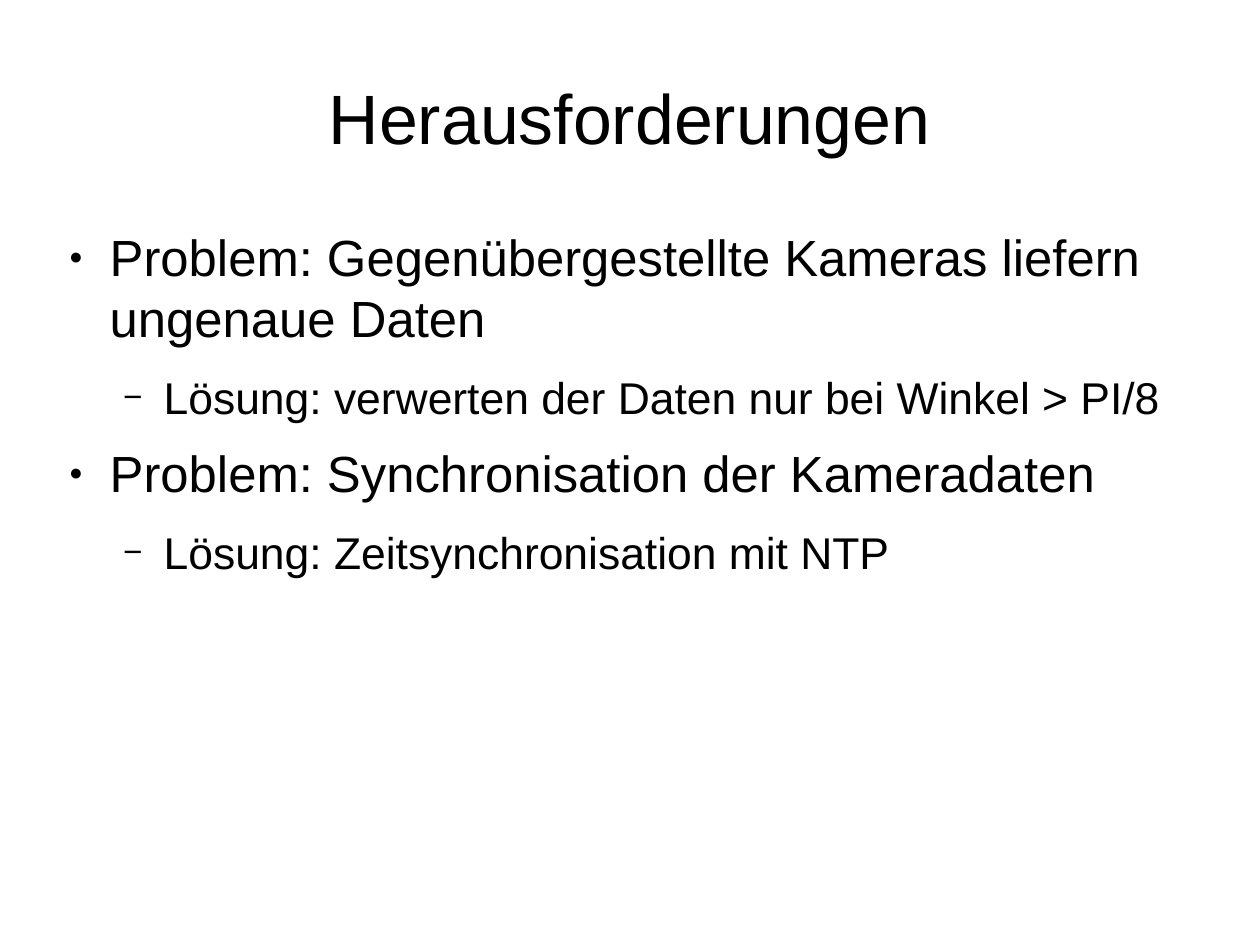
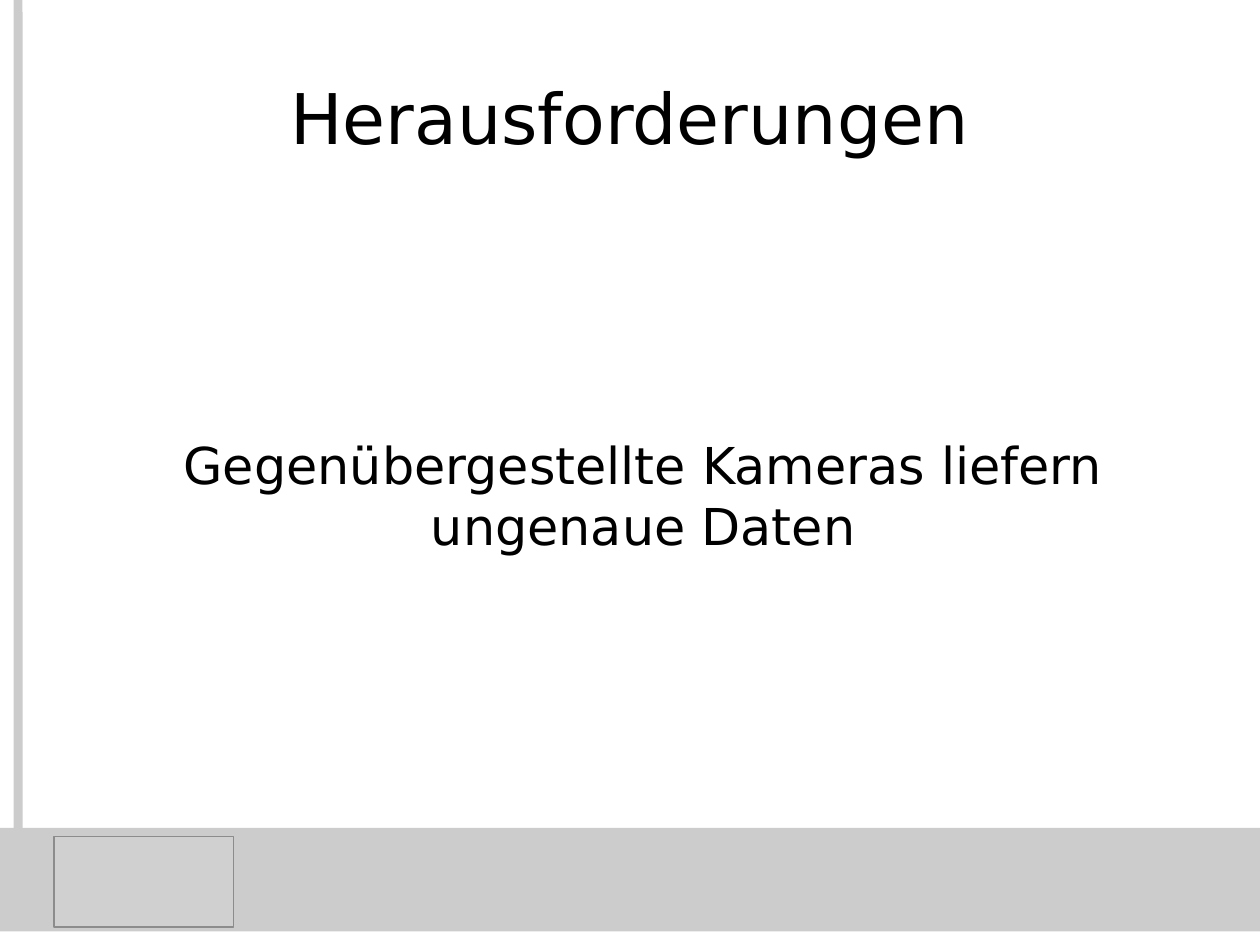
Before and after one commit to KITrokopter/Presentation, a slide deck: slide 19 of PresentationInTotal v0.1.odp (slide 14 before the commit). Drawn at 1260x945 pixels with LibreOffice and Linux fonts; fonts in the diff are those of the drawing; grey boxes stand for pictures. Boxes give left, top, right and bottom in pixels: in the first picture for what was removed or moved away, otherwise in the second. Text is boxed around its words. In the diff, an @@ line names an element or a change of style, - is before the commit and + after.

```diff
--- a/PresentationInTotal v0.1.odp
+++ b/PresentationInTotal v0.1.odp
@@ line added from (18, 0) to (18, 918), #CCCCCC 5.67 pt @@
@@ title "Herausforderungen" at (x1=290, y1=91, x2=968, y2=159): font Arial to DejaVu Sans @@
@@ text removed at (x1=110, y1=239, x2=1159, y2=578) @@
-● Problem: Gegenübergestellte Kameras liefern ungenaue Daten
-  − Lösung: verwerten der Daten nur bei Winkel > PI/8
-● Problem: Synchronisation der Kameradaten
-  − Lösung: Zeitsynchronisation mit NTP
@@ subtitle added at (x1=184, y1=445, x2=1102, y2=556), 32 pt, text #000000 @@
+Gegenübergestellte Kameras liefern ungenaue Daten
@@ rectangle added at (x1=0, y1=828, x2=1260, y2=932), fill #CCCCCC @@
@@ picture added at (x1=54, y1=837, x2=233, y2=927) @@
```
Also in this commit, not shown: 5 other slides changed, 6 slides added.
